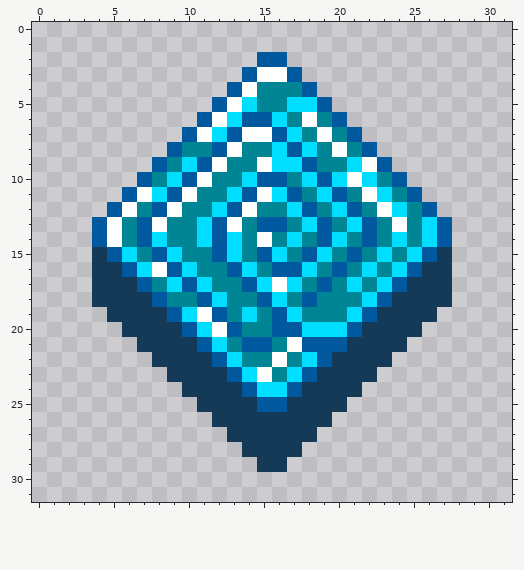
Edited in one commit: pixel-art sprite (sprites/items/3fractal-matter.png). The picture above is the old version.
The file is 32x32 pixels.
And afterwards:
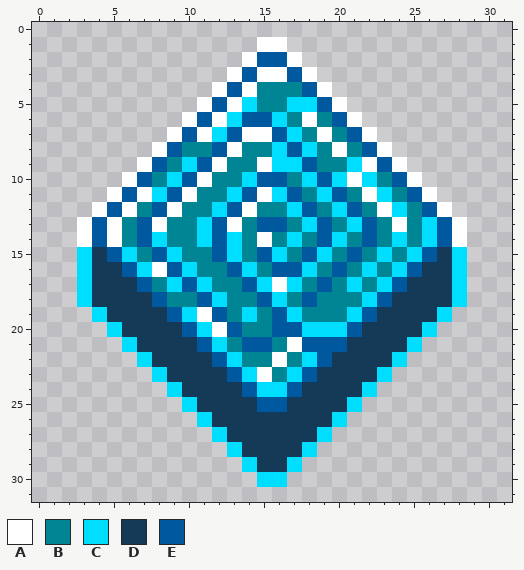
Palette (. is transparent): A #ffffff  B #008595  C #00deff  D #143a58  E #00599e
What changed:
@@ x 0..31 @@
  0 ................................
- 1 ................................
- 2 ...............EE...............
- 3 ..............EAAE..............
- 4 .............EABBBE.............
- 5 ............EACBBCCE............
- 6 ...........EACEECBABE...........
- 7 ..........EACEAAECBABE..........
- 8 .........EBBEABBCECBABE.........
- 9 ........EBCEABBACCEBBCAE........
-10 .......EBCEABBCEEBCECACBE.......
-11 ......EACEABBCEACEBCEBACBE......
-12 .....EABEABBCEABBCEBCEBACBE.....
-13 ....EABEABBCEABEEBCEBCEBABCE....
-14 ....EABECBBCECBABCBECBEBCBCE....
-15 ....DECBECBBECBECBECBEBCBCED....
-16 ....DDECAECBBECBEECBEBCBCEDD....
-17 ....DDDEBCECBBECACBEBCBCEDDD....
-18 ....DDDDEBBECBBECBEBBBCEDDDD....
-19 .....DDDDECAEBCBECBBBCEDDDD.....
-20 ......DDDDECAEBBEECCCEDDDD......
-21 .......DDDDECBEEBAEEEDDDD.......
-22 ........DDDDECBBABCEDDDD........
-23 .........DDDDECABCEDDDD.........
-24 ..........DDDDECCEDDDD..........
-25 ...........DDDDEEDDDD...........
-26 ............DDDDDDDD............
-27 .............DDDDDD.............
-28 ..............DDDD..............
-29 ...............DD...............
-30 ................................
+ 1 ...............AA...............
+ 2 ..............AEEA..............
+ 3 .............AEAAEA.............
+ 4 ............AEABBBEA............
+ 5 ...........AEACBBCCEA...........
+ 6 ..........AEACEECBABEA..........
+ 7 .........AEACEAAECBABEA.........
+ 8 ........AEBBEABBCECBABEA........
+ 9 .......AEBCEABBACCEBBCAEA.......
+10 ......AEBCEABBCEEBCECACBEA......
+11 .....AEACEABBCEACEBCEBACBEA.....
+12 ....AEABEABBCEABBCEBCEBACBEA....
+13 ...AEABEABBCEABEEBCEBCEBABCEA...
+14 ...AEABECBBCECBABCBECBEBCBCEA...
+15 ...CDECBECBBECBECBECBEBCBCEDC...
+16 ...CDDECAECBBECBEECBEBCBCEDDC...
+17 ...CDDDEBCECBBECACBEBCBCEDDDC...
+18 ...CDDDDEBBECBBECBEBBBCEDDDDC...
+19 ....CDDDDECAEBCBECBBBCEDDDDC....
+20 .....CDDDDECAEBBEECCCEDDDDC.....
+21 ......CDDDDECBEEBAEEEDDDDC......
+22 .......CDDDDECBBABCEDDDDC.......
+23 ........CDDDDECABCEDDDDC........
+24 .........CDDDDECCEDDDDC.........
+25 ..........CDDDDEEDDDDC..........
+26 ...........CDDDDDDDDC...........
+27 ............CDDDDDDC............
+28 .............CDDDDC.............
+29 ..............CDDC..............
+30 ...............CC...............
 31 ................................
Where, in picture pixels (left, top, right, bottom), the same in both pictures:
added: (77, 37, 467, 487)
